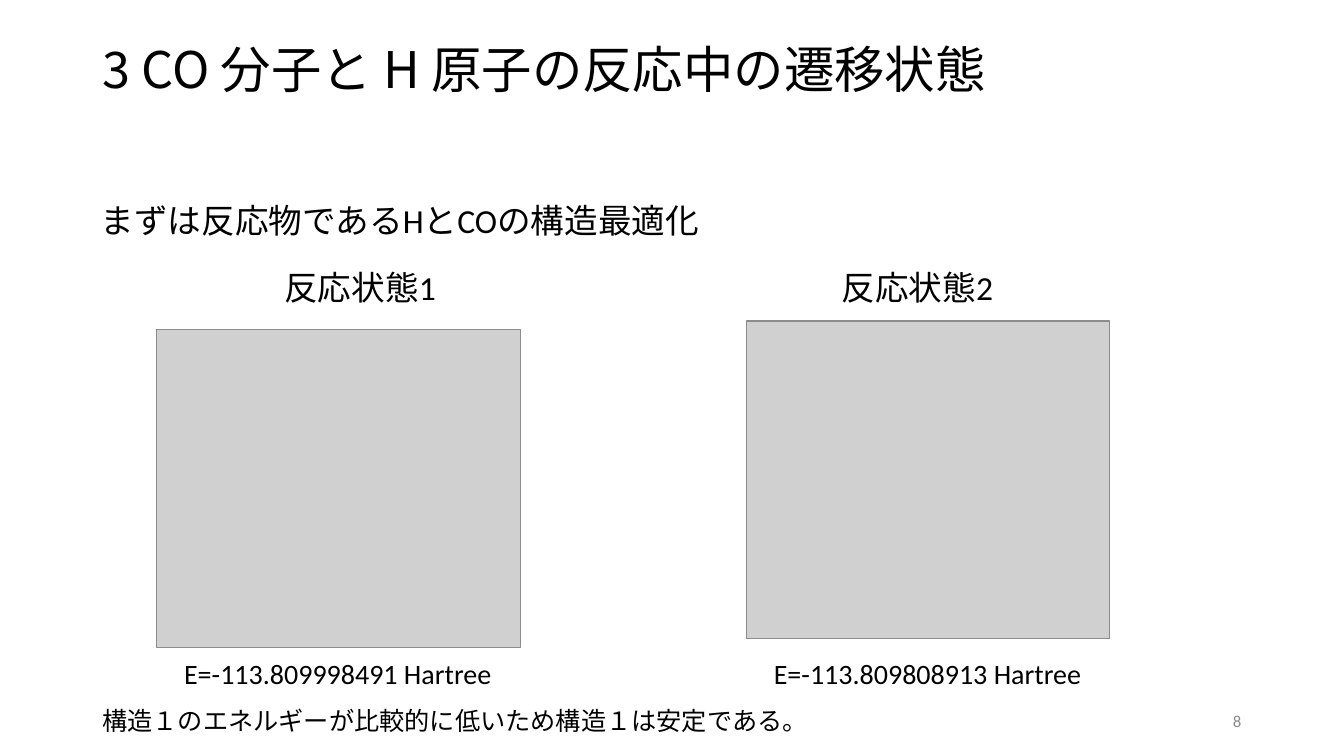
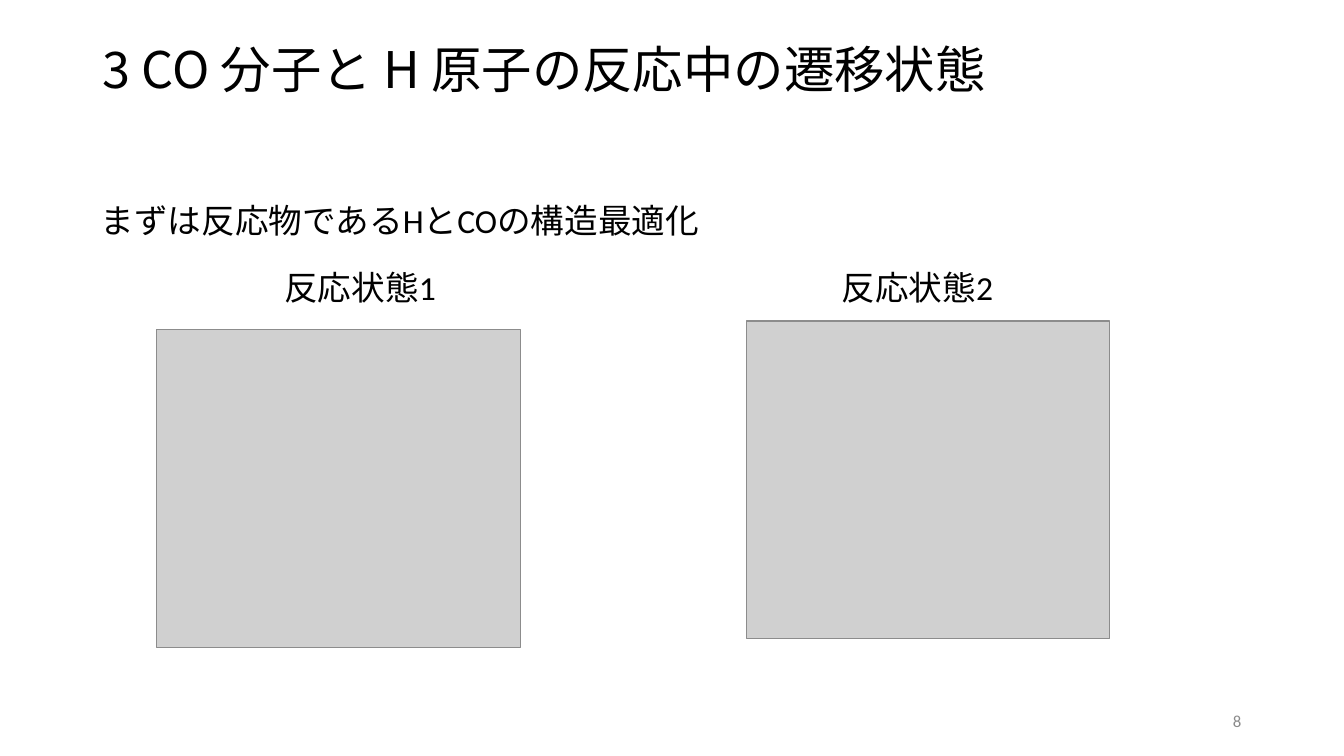
Before and after one commit to tabiseal/Qpcdata, a slide deck: slide 8 of 20230623pre.pptx. Drawn at 1344x756 pixels with LibreOffice and Linux fonts; fonts in the diff are those of the drawing; grey boxes stand for pictures. Boxes give left, top, right and bottom in pixels: in the first picture for what was removed or moved away, otherwise in the second. Text is boxed around its words. In the diff, an @@ line names an element or a change of style, - is before the commit and + after.

```diff
--- a/20230623pre.pptx
+++ b/20230623pre.pptx
@@ text removed at (184,665,491,685) @@
-E=-113.809998491 Hartree
@@ text removed at (774,665,1081,685) @@
-E=-113.809808913 Hartree
@@ text removed at (102,708,807,732) @@
-構造１のエネルギーが比較的に低いため構造１は安定である。
```
Also in this commit, not shown: 3 other slides changed, 1 slide added.
